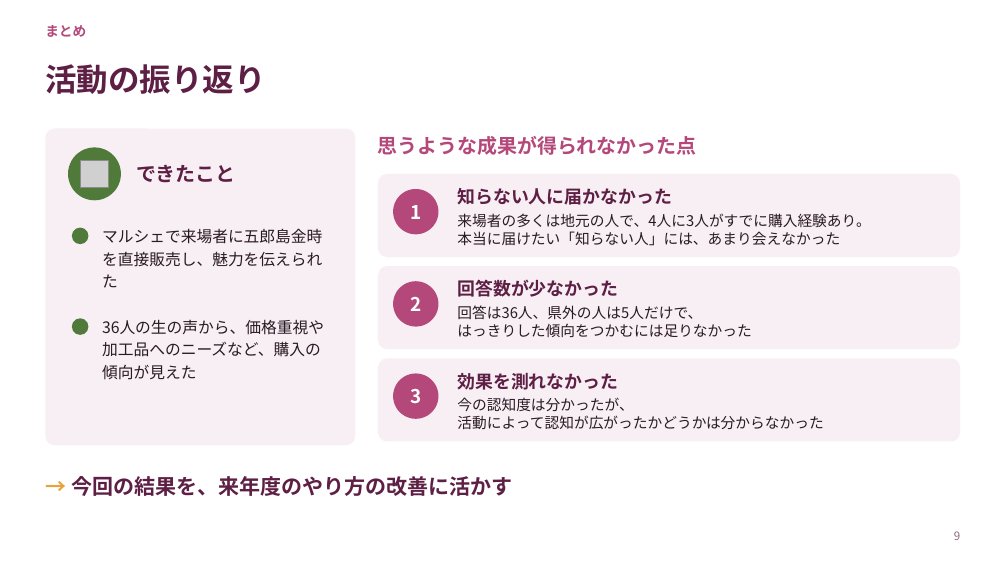
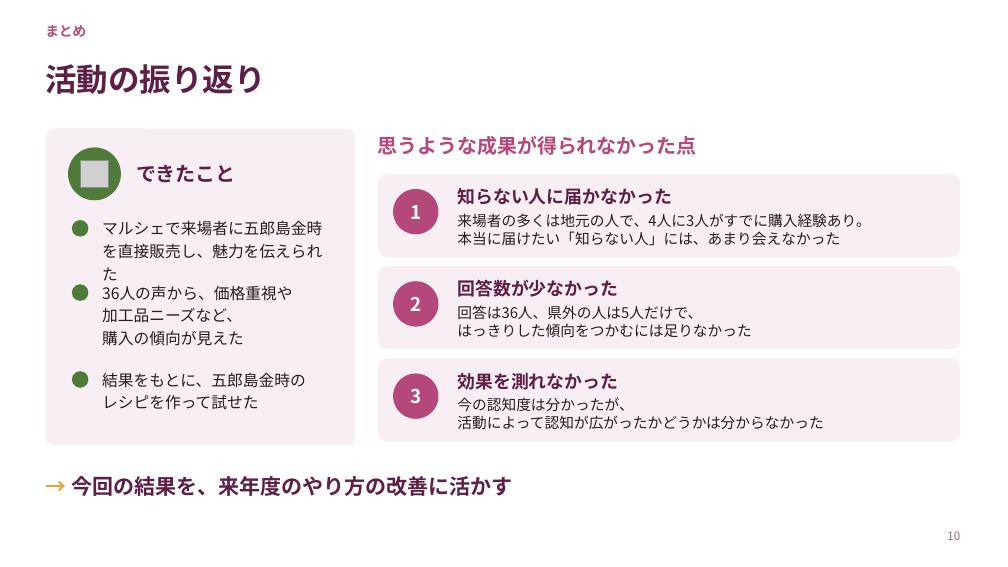
Before and after one commit to tadakazukawani/first-contributions, a slide deck: slide 10 of 農業青年/地元農産物認知拡大プロジェクト.pptx (slide 9 before the commit). Drawn at 1008x567 pixels with LibreOffice and Linux fonts; fonts in the diff are those of the drawing; grey boxes stand for pictures. Boxes give left, top, right and bottom in pixels: in the first picture for what was removed or moved away, otherwise in the second. Text is boxed around its words. In the diff, an @@ line names an element or a change of style, - is before the commit and + after.

```diff
--- a/農業青年/地元農産物認知拡大プロジェクト.pptx
+++ b/農業青年/地元農産物認知拡大プロジェクト.pptx
@@ ellipse: place and size @@
-ellipse at <box>72,228,88,244</box>
+ellipse at <box>72,220,88,237</box>
@@ text "マルシェで来場者に五郎島金時を直接販売し、魅力を伝えられた": place and size @@
-text "マルシェで来場者に五郎島金時を直接販売し、魅力を伝えられた" at <box>102,228,322,288</box>
+text "マルシェで来場者に五郎島金時を直接販売し、魅力を伝えられた" at <box>102,220,322,281</box>
@@ ellipse: place and size @@
-ellipse at <box>72,318,88,335</box>
+ellipse at <box>72,284,88,301</box>
@@ text at <box>102,285,293,346</box>: text changed @@
-36人の生の声から、価格重視や加工品へのニーズなど、購入の傾向が見えた
+36人の声から、価格重視や
+加工品ニーズなど、
+購入の傾向が見えた
@@ ellipse added at <box>72,371,88,388</box>, fill #4F7A3A @@
@@ text added at <box>102,372,306,410</box>, 15 pt, text #2A1A24 @@
+結果をもとに、五郎島金時の
+レシピを作って試せた
@@ page number at <box>947,531,960,540</box>: text changed @@
-9
+10
```
Also in this commit, not shown: 1 other slide changed, 1 slide added, 1 other file.
